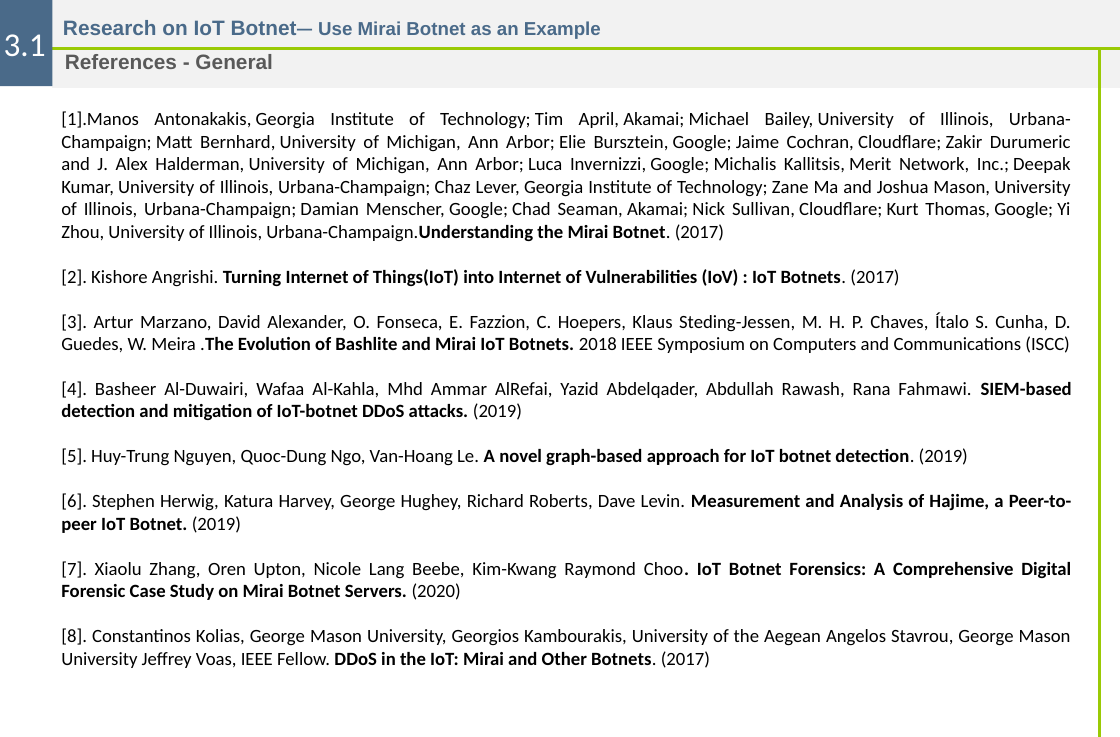
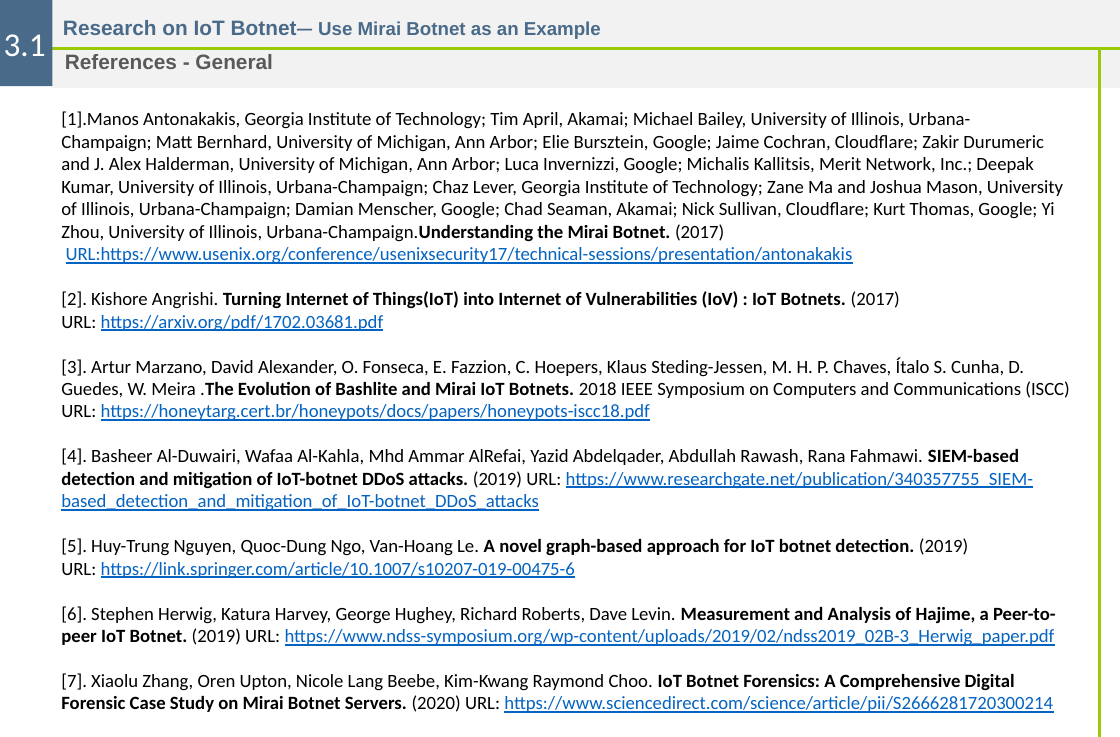
Before and after one commit to fangl94/SS21-IOT-Security, a slide deck: slide 6 of Midterm-Presentation/Presentation/Presentation-5-5-FL.pptx. Drawn at 1120x737 pixels with LibreOffice and Linux fonts; fonts in the diff are those of the drawing; background and template pictures are left out. Boxes give left, top, right and bottom in pixels: in the first picture for what was removed or moved away, otherwise in the second. Text is boxed around its words. In the diff, an @@ line names an element or a change of style, - is before the commit and + after.

```diff
--- a/Midterm-Presentation/Presentation/Presentation-5-5-FL.pptx
+++ b/Midterm-Presentation/Presentation/Presentation-5-5-FL.pptx
@@ text at (61, 111, 1063, 241): bold on in "Botnet."; alignment justified to left @@
@@ text at (61, 247, 1070, 713): text changed @@
-[2]. Kishore Angrishi. Turning Internet of Things(IoT) into Internet of Vulnerabilities (IoV) : IoT Botnets. (2017)
-[3]. Artur Marzano, David Alexander, O. Fonseca, E. Fazzion, C. Hoepers, Klaus Steding-Jessen, M. H. P. Chaves, Ítalo S. Cunha, D. Guedes, W. Meira .The Evolution of Bashlite and Mirai IoT Botnets. 2018 IEEE Symposium on Computers and Communications (ISCC)
-[4]. Basheer Al-Duwairi, Wafaa Al-Kahla, Mhd Ammar AlRefai, Yazid Abdelqader, Abdullah Rawash, Rana Fahmawi. SIEM-based detection and mitigation of IoT-botnet DDoS attacks. (2019)
-[5]. Huy-Trung Nguyen, Quoc-Dung Ngo, Van-Hoang Le. A novel graph-based approach for IoT botnet detection. (2019)
-[6]. Stephen Herwig, Katura Harvey, George Hughey, Richard Roberts, Dave Levin. Measurement and Analysis of Hajime, a Peer-to-peer IoT Botnet. (2019)
-[7]. Xiaolu Zhang, Oren Upton, Nicole Lang Beebe, Kim-Kwang Raymond Choo. IoT Botnet Forensics: A Comprehensive Digital Forensic Case Study on Mirai Botnet Servers. (2020)
-[8]. Constantinos Kolias, George Mason University, Georgios Kambourakis, University of the Aegean Angelos Stavrou, George Mason University Jeffrey Voas, IEEE Fellow. DDoS in the IoT: Mirai and Other Botnets. (2017)
+URL:https://www.usenix.org/conference/usenixsecurity17/technical-sessions/presentation/antonakakis
+[2]. Kishore Angrishi. Turning Internet of Things(IoT) into Internet of Vulnerabilities (IoV) : IoT Botnets. (2017) URL: https://arxiv.org/pdf/1702.03681.pdf
+[3]. Artur Marzano, David Alexander, O. Fonseca, E. Fazzion, C. Hoepers, Klaus Steding-Jessen, M. H. P. Chaves, Ítalo S. Cunha, D. Guedes, W. Meira .The Evolution of Bashlite and Mirai IoT Botnets. 2018 IEEE Symposium on Computers and Communications (ISCC) URL: https://honeytarg.cert.br/honeypots/docs/papers/honeypots-iscc18.pdf
+[4]. Basheer Al-Duwairi, Wafaa Al-Kahla, Mhd Ammar AlRefai, Yazid Abdelqader, Abdullah Rawash, Rana Fahmawi. SIEM-based detection and mitigation of IoT-botnet DDoS attacks. (2019) URL: https://www.researchgate.net/publication/340357755_SIEM-based_detection_and_mitigation_of_IoT-botnet_DDoS_attacks
+[5]. Huy-Trung Nguyen, Quoc-Dung Ngo, Van-Hoang Le. A novel graph-based approach for IoT botnet detection. (2019) URL: https://link.springer.com/article/10.1007/s10207-019-00475-6
+[6]. Stephen Herwig, Katura Harvey, George Hughey, Richard Roberts, Dave Levin. Measurement and Analysis of Hajime, a Peer-to-peer IoT Botnet. (2019) URL: https://www.ndss-symposium.org/wp-content/uploads/2019/02/ndss2019_02B-3_Herwig_paper.pdf
+[7]. Xiaolu Zhang, Oren Upton, Nicole Lang Beebe, Kim-Kwang Raymond Choo. IoT Botnet Forensics: A Comprehensive Digital Forensic Case Study on Mirai Botnet Servers. (2020) URL: https://www.sciencedirect.com/science/article/pii/S2666281720300214
```
Also in this commit, not shown: 2 other slides changed, 15 other files.
